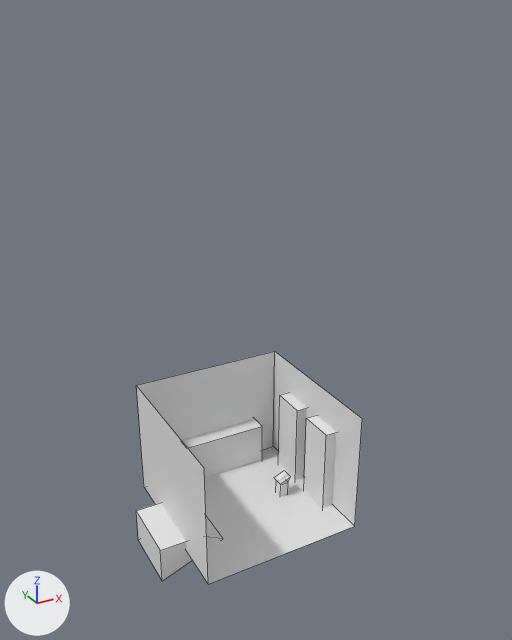
An edit to the Blender file Scenes/TowerRoom.blend, drawn before and after from the same camera.
Rendered twice from a 50 mm camera at (-25.6, -48.7, 43.5) aimed at (0.4, -1.4, 19.8). The lights are fixed; the arrows at lower left show +X, +Y and +Z. Mesh edges are drawn as thin lines on the coarser meshes.
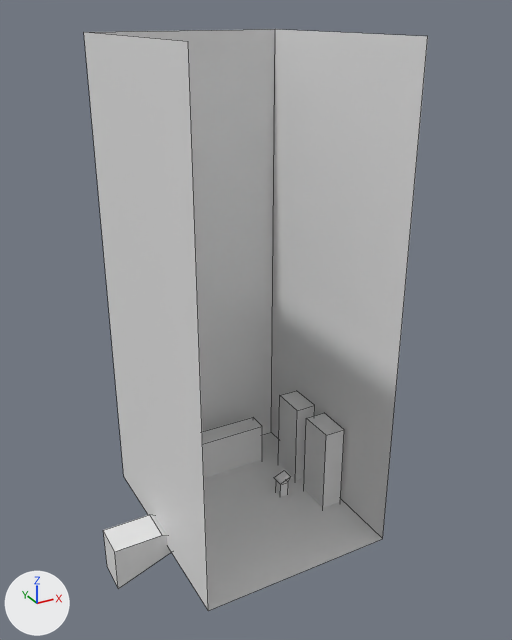
Pixel boxes [x1, y1, x2, y2] of what changed, in the pictures (512 x 640 px; the box of a moved part takes in the faces that stretch with it):
'Plane', reshaped, rescaled (52% wider, 149% taller)
    before: [136, 351, 362, 584]
    after: [84, 29, 428, 611]
'Plane.001', added
    after: [103, 515, 171, 589]
part 1 of me_plane, moved or reshaped
    before: [136, 351, 362, 584]
    after: [84, 29, 428, 611]
part 2 of me_plane, deleted
    before: [136, 503, 222, 581]

Patch to the scene script:
```diff
--- a/Scenes/TowerRoom.blend.py
+++ b/Scenes/TowerRoom.blend.py
@@ me_plane @@
 me_plane.from_pydata(...)  # 16 vertices, 10 faces; spans x -1.32..1.0, y -1.0..1.0, z -0.3..1.55
 # used by ob_plane; location = (0.0, 0.0, 0.0); scale = (7.41, 7.41, 7.41)
+# me_plane part 1: the loose piece of 8 vertices spanning x -1.0..1.0, y -1.0..1.0, z 0.0..1.55 is scaled about the mesh origin by (8.61, 10, 27)
+# me_plane part 2: the loose piece of 8 vertices spanning x -1.32..-0.52, y -0.41..0.4, z -0.3..0.16 is deleted
@@ me_plane_001 @@
+me_plane_001.from_pydata([(-1.324, -0.41, -0.304), (-1.324, -0.41, 0.155), (-1.324, 0.396, -0.304), (-1.324, 0.396, 0.155), (-0.517, -0.41, -0.011), (-0.82, -0.41, 0.155), (-0.517, 0.396, -0.011), (-0.82, 0.396, 0.155)], [], [(0, 1, 3, 2), (2, 3, 7, 6), (6, 7, 5, 4), (4, 5, 1, 0), (2, 6, 4, 0), (7, 3, 1, 5)])
@@ ob_plane @@
 ob_plane.location = (0.0, 0.0, 0.0)
-ob_plane.scale = (7.41, 7.41, 7.41)
@@ ob_plane_001 @@
+ob_plane_001 = bpy.data.objects.new('Plane.001', me_plane_001)
+ob_plane_001.location = (-1.95, 0.0, 0.0)
+ob_plane_001.scale = (8.61, 3.86, 8.95)
```
